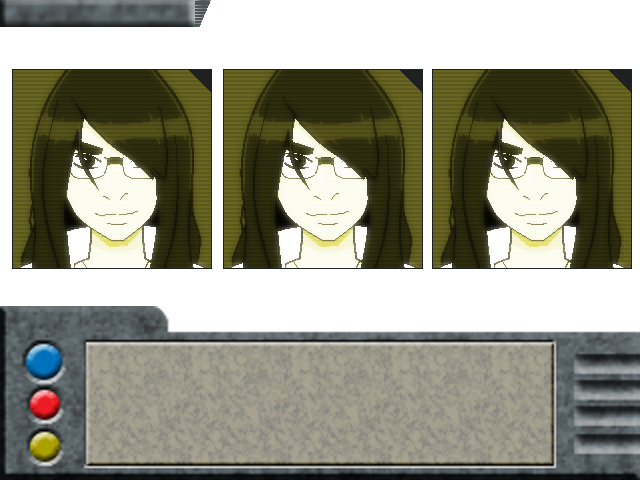
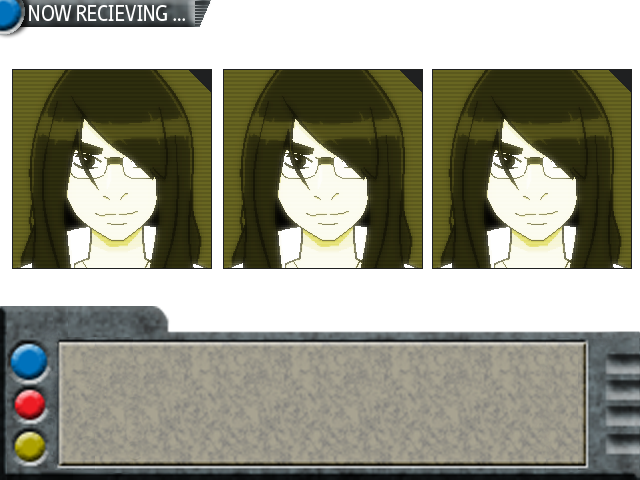
Revision of a layered 640x480 image; what changed, layer by layer:
removed layer "Layer 4" over [0, 0, 211, 27]
added layer "NOW RECIEVING ..." above "bounds" over [29, 5, 185, 21]
added layer "Layer 8" above "Layer 7" over [0, 0, 25, 35]
renamed "Layer 5" to "Layer 7", painted on it over [0, 0, 211, 29]
removed layer "Layer 0" over [7, 306, 640, 480]
added layer "Layer 12" above "Layer 13" over [602, 331, 639, 480]
added layer "Layer 13" above "Layer 11" over [545, 469, 623, 480]
added layer "Layer 11" over [7, 306, 640, 480]
